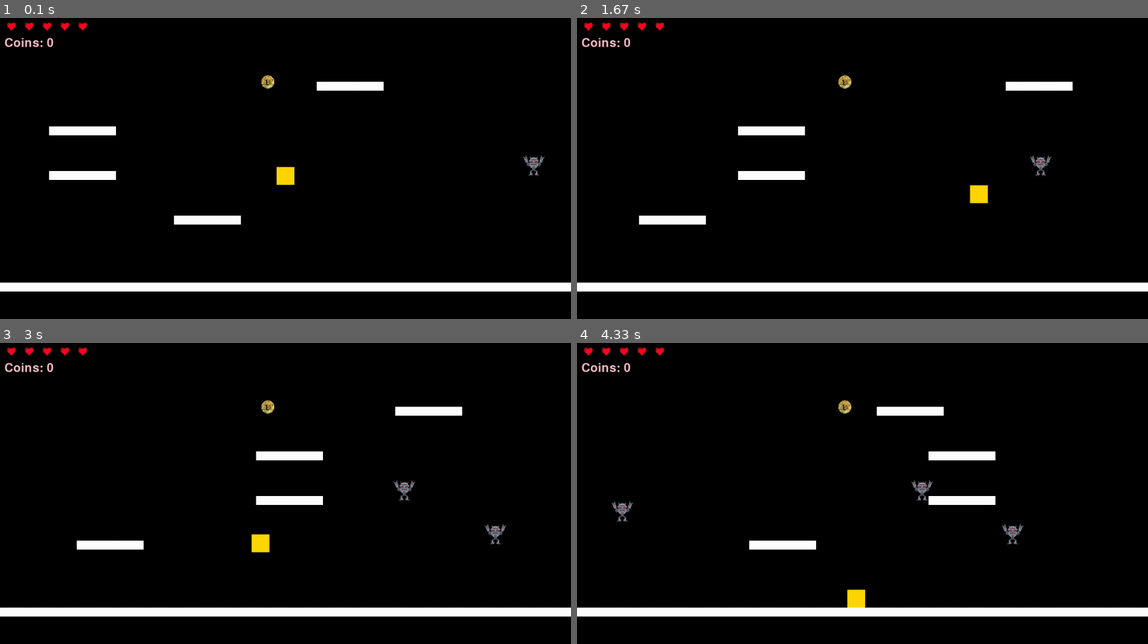
Above: before the commit, frames 1-4 (two rows, left to right).
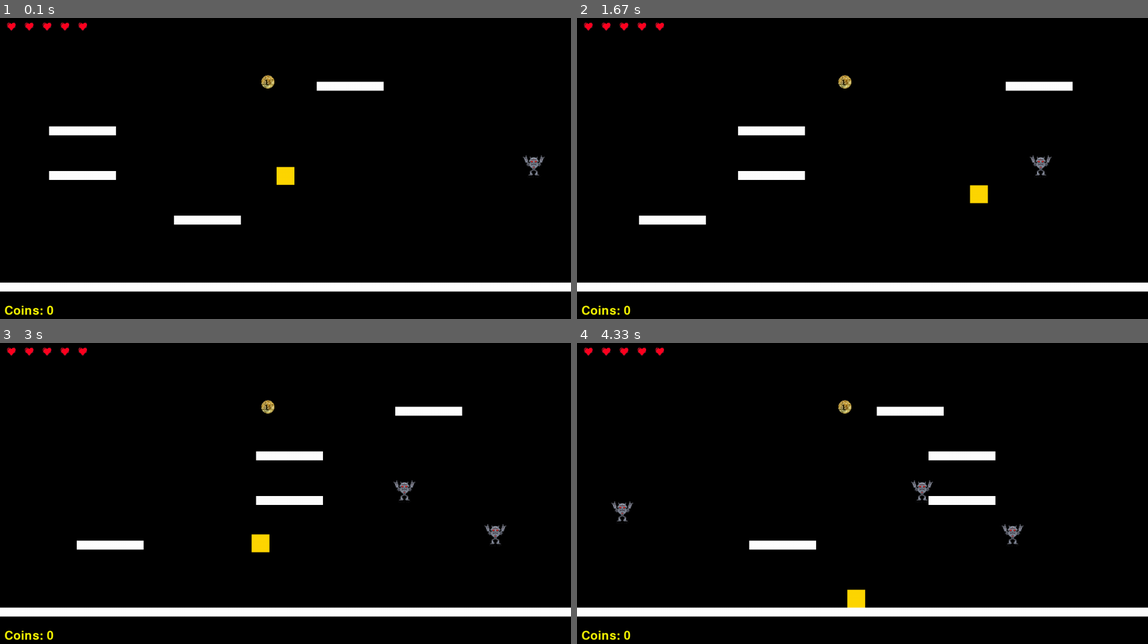
Above: after the commit, the same moments.

Repository: lambo-n/thecoderschool-pygames
Game: pygame game, started from chase.py
Two runs of this game, one before a commit and one after it. Both use one fixed random seed, a clock stepped at 60 frames per second and the inputs below.
Inputs:
- Up to frame 1 (0.1 s): no input
- Up to frame 2 (1.67 s): hold Right 0.33-0.8 s; hold Up 0.83-1.13 s; hold Right 1.17-1.63 s
- Up to frame 3 (3 s): hold Left 1.67-2.2 s; hold Left 2.23-2.63 s; hold Up from 2.67 s (still down)
- Up to frame 4 (4.33 s): release Up at 3.03 s; hold Right 3.07-3.7 s; hold Left 3.73-4.2 s; hold Right from 4.23 s (still down)

The runs differ from the first frame. In frame 1, 0.3% of the frame differs, in the area x 0-10%, y 6-99%; in frame 2, 0.3%; in frame 3, 0.3%; in frame 4, 0.3%.

Commit message:
rayan 4/25
Co-authored-by: Copilot <copilot@github.com>

Diff:
--- a/bolts.py
+++ b/bolts.py
@@ -14,6 +14,8 @@
 clock = pygame.time.Clock()
 running = True
 dt = 1 / 60
+
+health = 20
 
 player_pos = pygame.Vector2(10, 10)
 
@@ -54,8 +56,8 @@
 enemy3 = Enemy(possibleSpawnList[2])
 enemy4 = Enemy(possibleSpawnList[3])
 
-projectile1 = Projectile((50, 750), pygame.Vector2(0, -1))
 
+projectileList = []
 
 enemyList = [enemy1, enemy2, enemy3, enemy4]
 
@@ -64,6 +66,8 @@
 SPEED = 300
 JUMP_SPEED = -650
 GRAVITY = 1000
+
+font = pygame.font.Font("assets/vcr.ttf", 40)
 
 while running:
     dt = clock.tick(60) / 1000
@@ -78,8 +82,9 @@
         velocity.x = -SPEED
     if keys[pygame.K_d]:
         velocity.x = SPEED
-    if keys[pygame.K_SPACE] and on_ground:
-        velocity.y = JUMP_SPEED
+    if keys[pygame.K_RSHIFT]:
+        newProjectile = Projectile(player_pos + pygame.Vector2(0, 50), 1, "player")
+        projectileList.append(newProjectile)
 
     velocity.y += GRAVITY * dt
 
@@ -111,6 +116,11 @@
 
     # Draw
     screen.fill("yellow")
+
+    text_surface = font.render(str(health), True, "white")
+    text_rect = text_surface.get_rect(center=(screen.get_width() / 2, 30))
+    screen.blit(text_surface, text_rect)
+
     for platform in platformList:
         pygame.draw.rect(screen, "brown", platform)
 
@@ -118,6 +128,20 @@
         enemy.draw(screen)
         enemy.update(dt)
 
+        enemyShootPos = enemy.shootChance()
+        if enemyShootPos:
+            newProjectile = Projectile(enemyShootPos, enemy.direction, "enemy")
+            projectileList.append(newProjectile)
+
+    for projectile in projectileList:
+        projectile.update(dt)
+        projectile.draw(screen)
+
+        if projectile.get_rect().colliderect(player_rect) and projectile.tag == "enemy":
+            health -= 1
+            projectileList.remove(projectile)
+            print(health)
+
     screen.blit(playerSprite, player_pos)
 
     pygame.display.flip()
--- a/boltsProjectile.py
+++ b/boltsProjectile.py
@@ -1,12 +1,13 @@
 import pygame
 
 class Projectile:
-    def __init__(self, pos, direction):
+    def __init__(self, pos, direction, tag):
         self.pos = pygame.Vector2(pos)
-        self.direction = direction
-        self.speed = 500
-        self.image = pygame.image.load("assets/bitcoins.png").convert_alpha()
+        self.direction = pygame.Vector2(direction, 0).normalize()
+        self.speed = 250
+        self.image = pygame.image.load("assets/bitcoin.png").convert_alpha()
         self.image = pygame.transform.scale(self.image, (20, 10))
+        self.tag = tag
 
     def update(self, dt):
         self.pos += self.direction * self.speed * dt
--- a/chase.py
+++ b/chase.py
@@ -96,8 +96,8 @@
         coinY = random.randint(50, 550)
         coinRect.center = (coinX, coinY)
 
-    coinText = font.render(f"Coins: {coins}", True, "pink")
-    screen.blit(coinText, (10, 50))
+    coinText = font.render(f"Coins: {coins}", True, "yellow")
+    screen.blit(coinText, (10, 650))
 
     for enemy in enemyList:
         enemy.update(dt)
--- a/enemy.py
+++ b/enemy.py
@@ -1,4 +1,5 @@
 import pygame
+import random
 
 class Enemy:
     def __init__ (self, pos):
@@ -18,6 +19,13 @@
 
         self.pos.x += self.direction * self.speed * dt
 
+    def shootChance(self):
+        randomNum = random.randint(0, 1000)
+        if randomNum < 5:
+            return self.pos
+        else:
+            return None
+
     def get_rect(self):
         return pygame.Rect(self.pos.x, self.pos.y, self.image.get_width(), self.image.get_height())
 
Binary file added: assets/vcr.ttf
